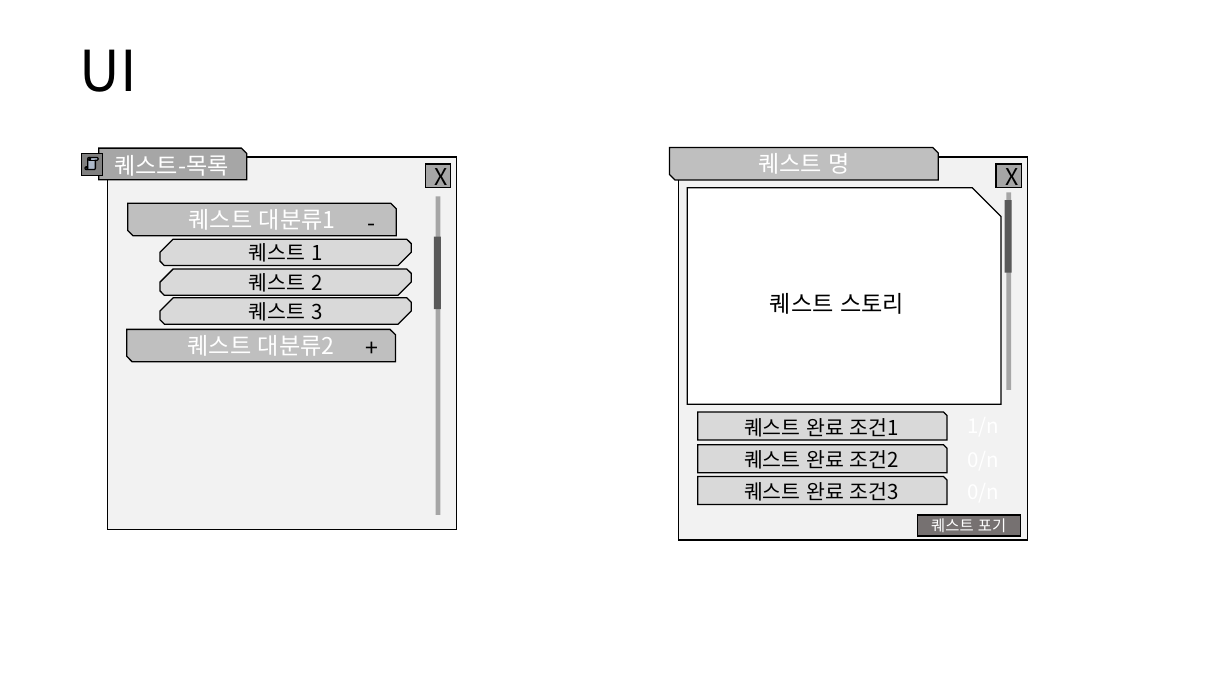
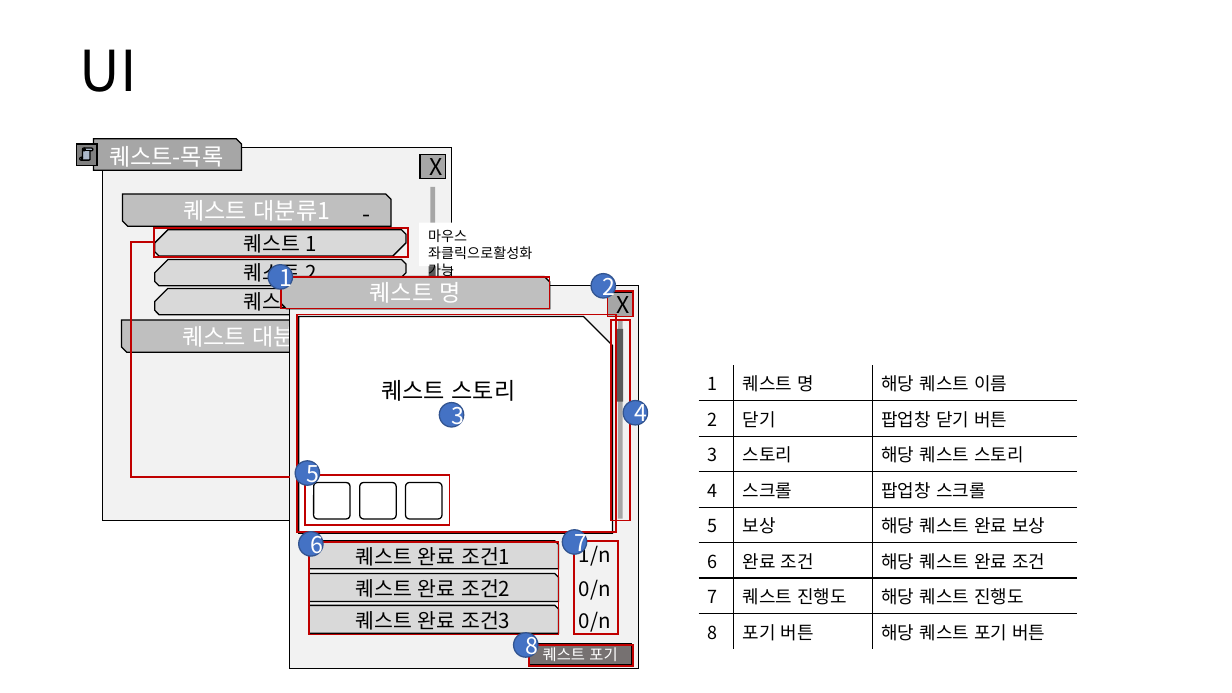
Before and after one commit to yjk0401/unityenginebasic_9th, a slide deck: slide 15 of 기획/방랑엽사전/퀘스트 시스템 기획서.pptx (slide 14 before the commit). Drawn at 1232x693 pixels with LibreOffice and Linux fonts; fonts in the diff are those of the drawing. Boxes give left, top, right and bottom in pixels: in the first picture for what was removed or moved away, otherwise in the second. Text is boxed around its words. In the diff, an @@ line names an element or a change of style, - is before the commit and + after.

```diff
--- a/기획/방랑엽사전/퀘스트 시스템 기획서.pptx
+++ b/기획/방랑엽사전/퀘스트 시스템 기획서.pptx
@@ 6 snip diag rects, 5 rectangles, 1 snip rect, 1 vertical scroll: place and size @@
-6 snip diag rects, 5 rectangles, 1 snip rect, 1 vertical scroll at <box>81,148,457,530</box>
+6 snip diag rects, 5 rectangles, 1 snip rect, 1 vertical scroll at <box>77,139,452,520</box>
@@ rectangle added at <box>153,228,408,257</box>, outline #C00000 1.25 pt @@
@@ text added at <box>428,229,532,278</box>, 11 pt, text #000000 @@
+마우스 좌클릭으로활성화 가능
@@ elbow line added from (153, 242) to (290, 478), #C00000 1.5 pt @@
@@ ellipse added at <box>268,264,292,288</box>, fill #4472C4, outline #325491 1 pt, 18 pt, text #FFFFFF @@
+1
@@ rectangle added at <box>281,277,550,309</box>, outline #C00000 1.25 pt @@
@@ ellipse added at <box>592,274,616,298</box>, fill #4472C4, outline #325491 1 pt, 18 pt, text #FFFFFF @@
+2
@@ rectangle added at <box>608,291,633,316</box>, outline #C00000 1.25 pt @@
@@ rectangle added at <box>298,314,616,532</box>, outline #C00000 1.25 pt @@
@@ rectangle added at <box>612,320,630,520</box>, outline #C00000 1.25 pt @@
@@ 5 rectangles, 4 snip rects, 1 snip diag rect: place and size @@
-5 rectangles, 4 snip rects, 1 snip diag rect at <box>670,148,1028,541</box>
+5 rectangles, 4 snip rects, 1 snip diag rect at <box>281,276,640,669</box>
@@ snip diag rect removed at <box>353,339,390,357</box> @@
-+
@@ table added at <box>699,365,1078,645</box>, 8 rows, 3 columns @@
+1 | 퀘스트 명 | 해당 퀘스트 이름
+2 | 닫기 | 팝업창 닫기 버튼
+3 | 스토리 | 해당 퀘스트 스토리
+4 | 스크롤 | 팝업창 스크롤
+5 | 보상 | 해당 퀘스트 완료 보상
+6 | 완료 조건 | 해당 퀘스트 완료 조건
+7 | 퀘스트 진행도 | 해당 퀘스트 진행도
+8 | 포기 버튼 | 해당 퀘스트 포기 버튼
@@ ellipse added at <box>439,403,463,427</box>, fill #4472C4, outline #325491 1 pt, 18 pt, text #FFFFFF @@
+3
@@ ellipse added at <box>623,401,647,425</box>, fill #4472C4, outline #325491 1 pt, 18 pt, text #FFFFFF @@
+4
@@ rectangle removed at <box>955,414,1012,437</box> @@
@@ rectangle removed at <box>955,447,1012,470</box> @@
@@ ellipse added at <box>295,461,319,485</box>, fill #4472C4, outline #325491 1 pt, 18 pt, text #FFFFFF @@
+5
@@ rectangle added at <box>305,475,449,525</box>, outline #C00000 1.25 pt @@
@@ rounded rectangle added at <box>313,482,349,518</box>, outline #000000 1 pt @@
@@ rounded rectangle added at <box>360,482,396,518</box>, outline #000000 1 pt @@
@@ rounded rectangle added at <box>406,482,442,518</box>, outline #000000 1 pt @@
@@ rectangle removed at <box>955,480,1012,503</box> @@
@@ ellipse added at <box>299,531,323,555</box>, fill #4472C4, outline #325491 1 pt, 18 pt, text #FFFFFF @@
+6
@@ ellipse added at <box>563,530,587,554</box>, fill #4472C4, outline #325491 1 pt, 18 pt, text #FFFFFF @@
+7
@@ rectangle added at <box>310,542,559,634</box>, outline #C00000 1.25 pt @@
@@ rectangle added at <box>574,542,618,635</box>, outline #C00000 1.25 pt @@
@@ text added at <box>579,542,611,566</box>, 16 pt, text #000000 @@
+1/n
@@ text added at <box>579,579,611,600</box>, 16 pt, text #000000 @@
+0/n
@@ text added at <box>579,611,611,632</box>, 16 pt, text #000000 @@
+0/n
@@ ellipse added at <box>514,633,538,657</box>, fill #4472C4, outline #325491 1 pt, 18 pt, text #FFFFFF @@
+8
@@ rectangle added at <box>529,645,633,666</box>, outline #C00000 1.25 pt @@
```
Also in this commit, not shown: 2 slides added, 1 slide removed, 2 other files.
